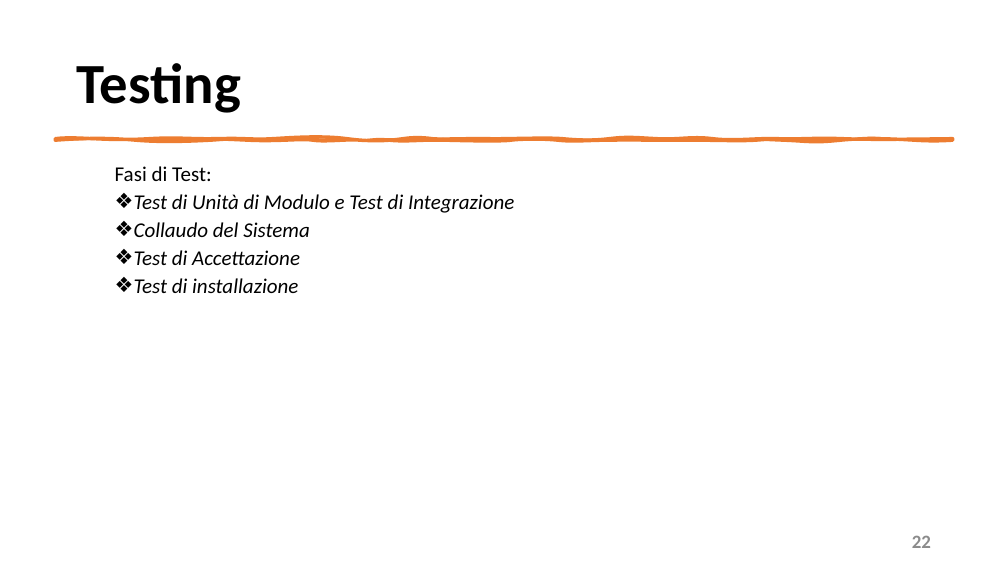
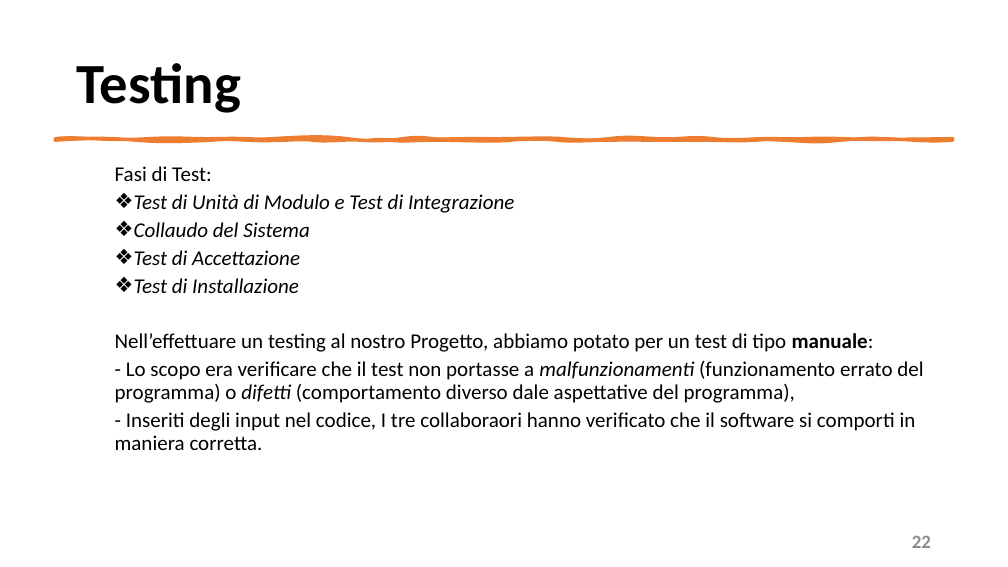
Before and after one commit to mangilimatteo/Progetto_Ingegneria_Software_Cattaneo_Mangili_Saini, a slide deck: slide 22 of Presentazione/Presentazione_Progetto.pptx. Drawn at 1008x567 pixels with LibreOffice and Linux fonts; fonts in the diff are those of the drawing. Boxes give left, top, right and bottom in pixels: in the first picture for what was removed or moved away, otherwise in the second. Text is boxed around its words. In the diff, an @@ line names an element or a change of style, - is before the commit and + after.

Commit message:
Update Presentazione
Compilazione Testing

```diff
--- a/Presentazione/Presentazione_Progetto.pptx
+++ b/Presentazione/Presentazione_Progetto.pptx
@@ text at [115,278,923,450]: text changed; italic off @@
-  ❖ Test di installazione
+  ❖ Test di Installazione
+  Nell’effettuare un testing al nostro Progetto, abbiamo potato per un test di tipo manuale:
+  - Lo scopo era verificare che il test non portasse a malfunzionamenti (funzionamento errato del programma) o difetti (comportamento diverso dale aspettative del programma),
+  - Inseriti degli input nel codice, I tre collaboraori hanno verificato che il software si comporti in maniera corretta.
```
